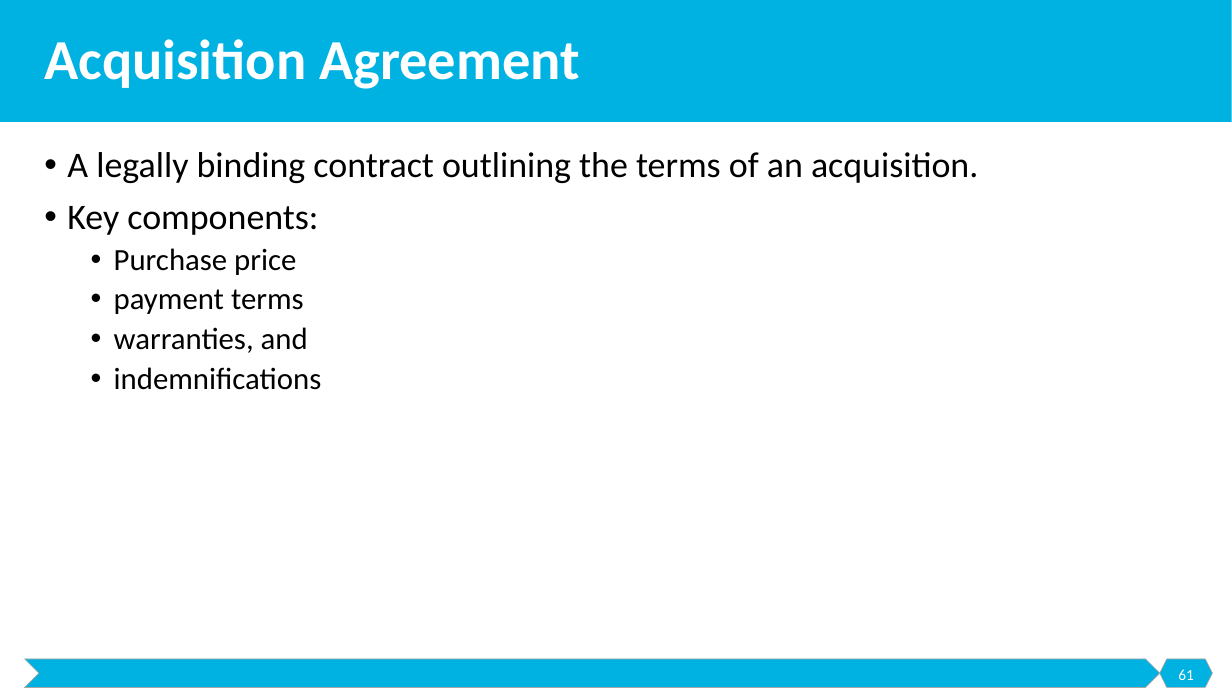
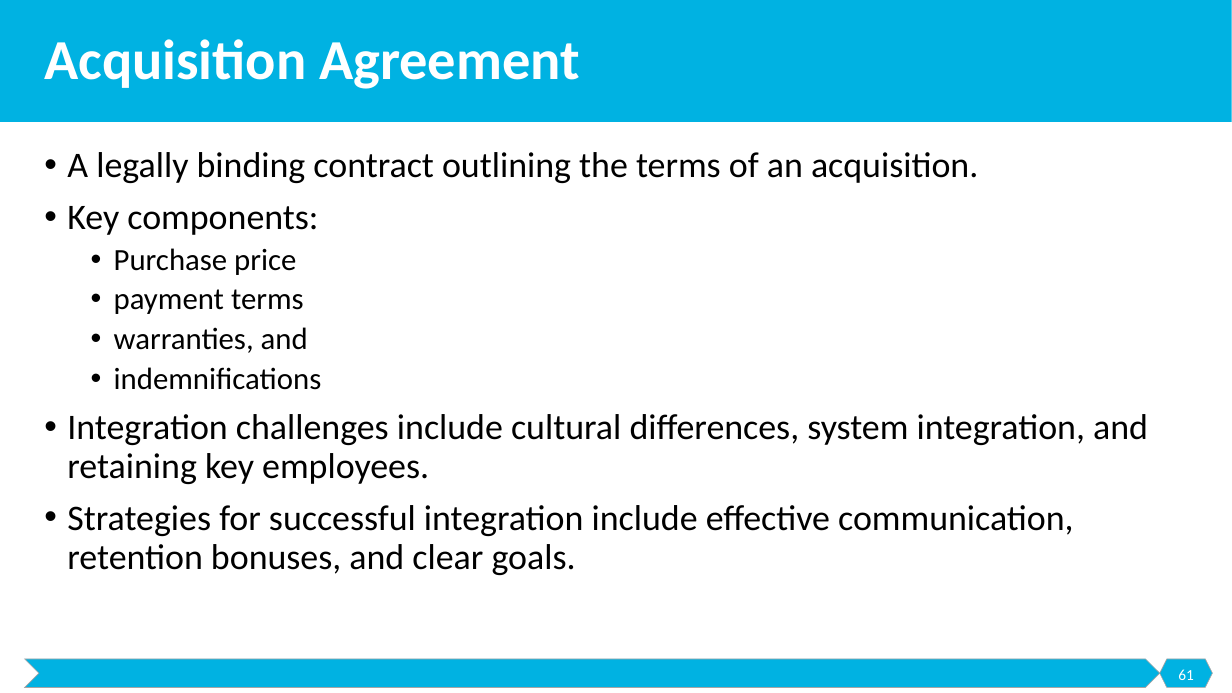
Before and after one commit to malenezi/malenezi, a slide deck: slide 61 of SE495/Lectures/8-Exit Strategies/Exit Strategies.pptx. Drawn at 1232x693 pixels with LibreOffice and Linux fonts; fonts in the diff are those of the drawing. Boxes give left, top, right and bottom in pixels: in the first picture for what was removed or moved away, otherwise in the second. Text is boxed around its words. In the diff, an @@ line names an element or a change of style, - is before the commit and + after.

```diff
--- a/SE495/Lectures/8-Exit Strategies/Exit Strategies.pptx
+++ b/SE495/Lectures/8-Exit Strategies/Exit Strategies.pptx
@@ text at box(67, 414, 1148, 575): paragraphs added @@
+• Integration challenges include cultural differences, system integration, and retaining key employees.
+• Strategies for successful integration include effective communication, retention bonuses, and clear goals.
```
Also in this commit, not shown: 4 other slides changed, 2 slides removed, 1 other file.
